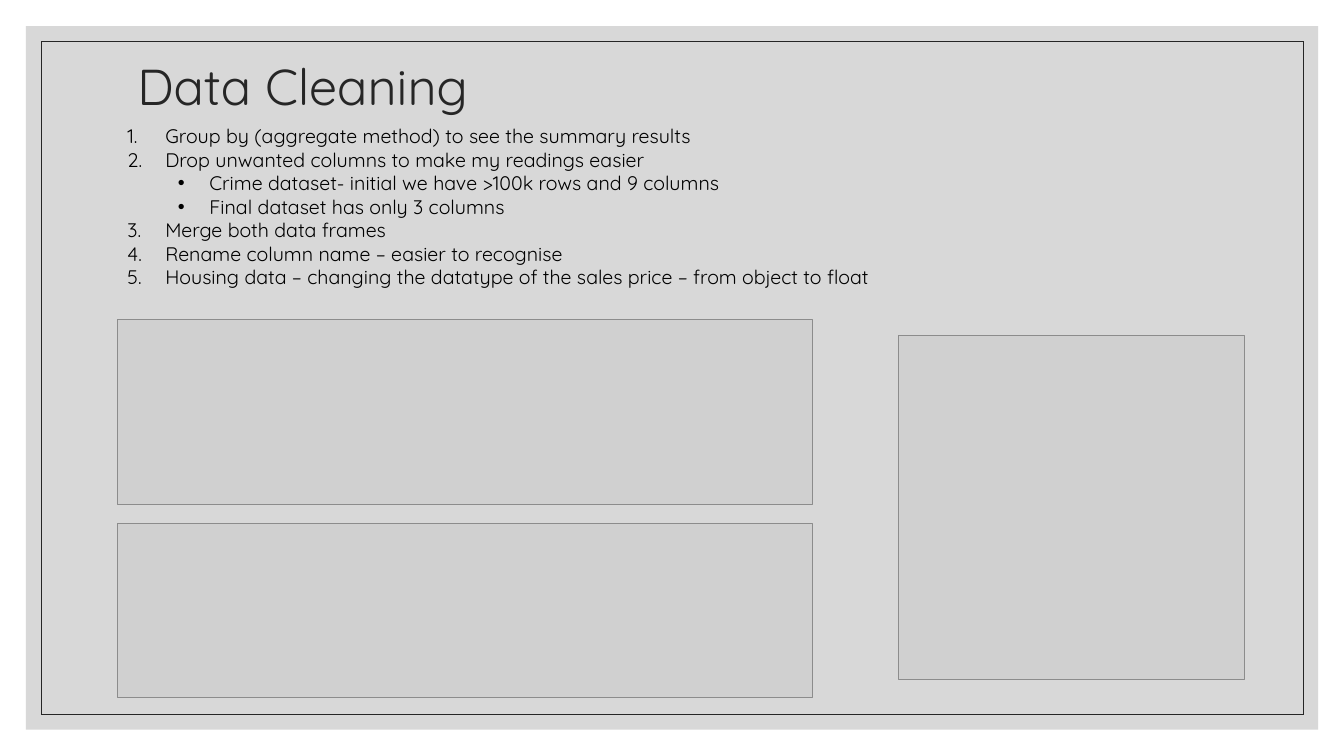
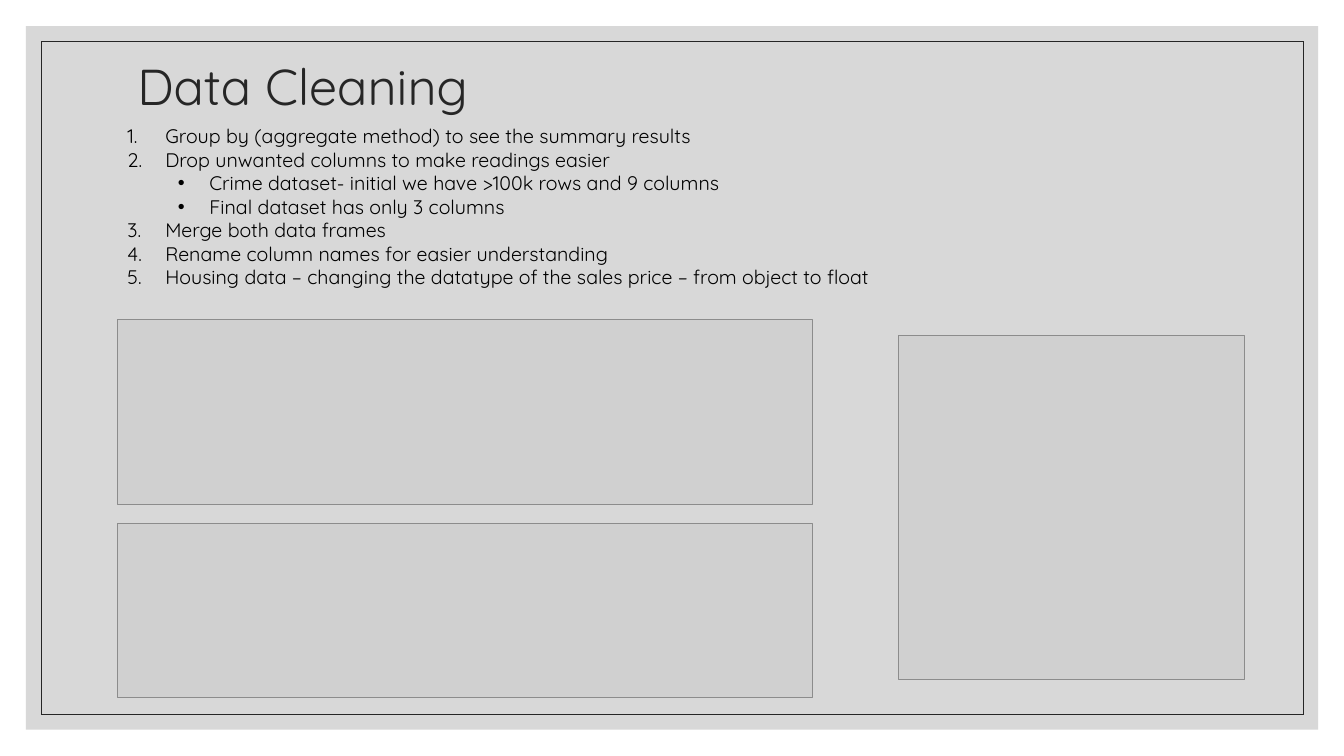
Before and after one commit to Franco1230/Data-Bootcamp-Project-1, a slide deck: slide 25 of Crime Rate Analysis/catherine part.pptx (slide 4 before the commit). Drawn at 1344x756 pixels with LibreOffice and Linux fonts; fonts in the diff are those of the drawing; grey boxes stand for pictures. Boxes give left, top, right and bottom in pixels: in the first picture for what was removed or moved away, otherwise in the second. Text is boxed around its words. In the diff, an @@ line names an element or a change of style, - is before the commit and + after.

```diff
--- a/Crime Rate Analysis/catherine part.pptx
+++ b/Crime Rate Analysis/catherine part.pptx
@@ text at (x1=165, y1=146, x2=610, y2=171): text changed @@
-2. Drop unwanted columns to make my readings easier
+2. Drop unwanted columns to make readings easier
@@ text at (x1=165, y1=240, x2=608, y2=265): text changed @@
-4. Rename column name – easier to recognise
+4. Rename column names for easier understanding
```
Also in this commit, not shown: 3 other slides changed, 23 slides added, 5 other files.
